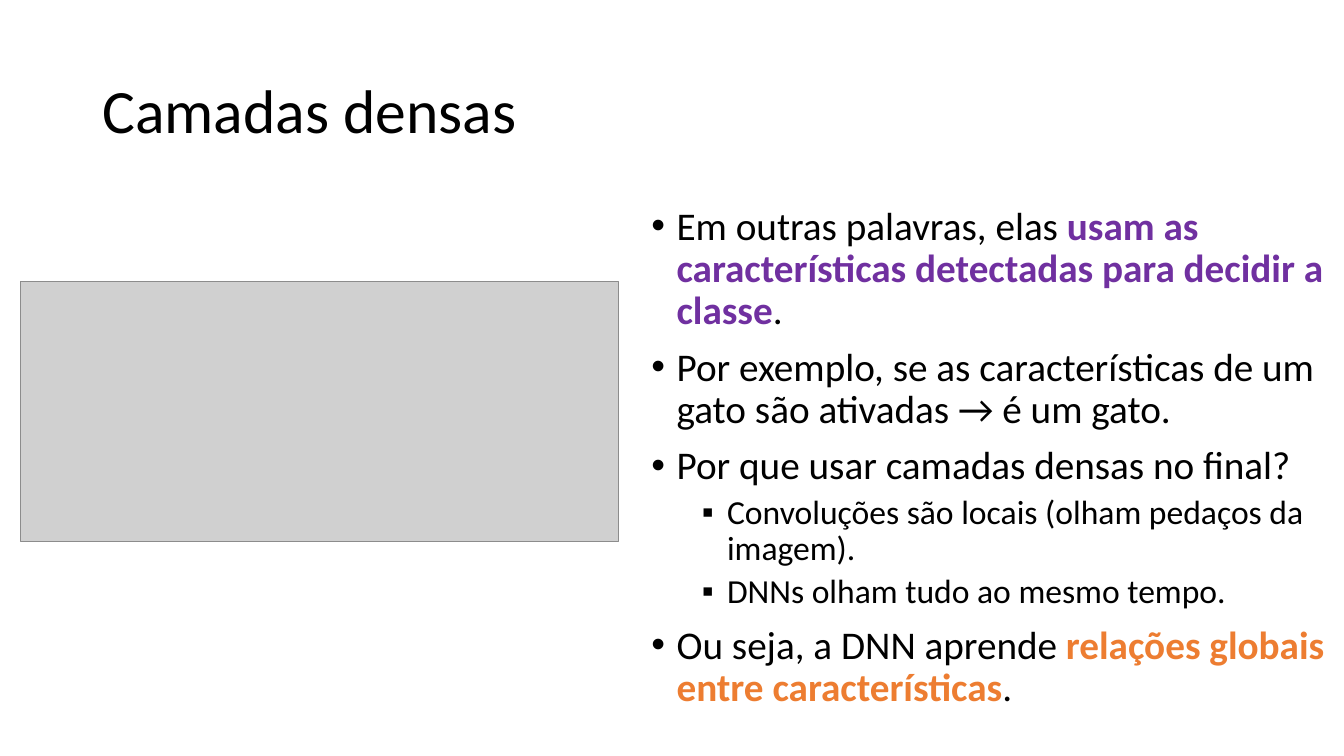
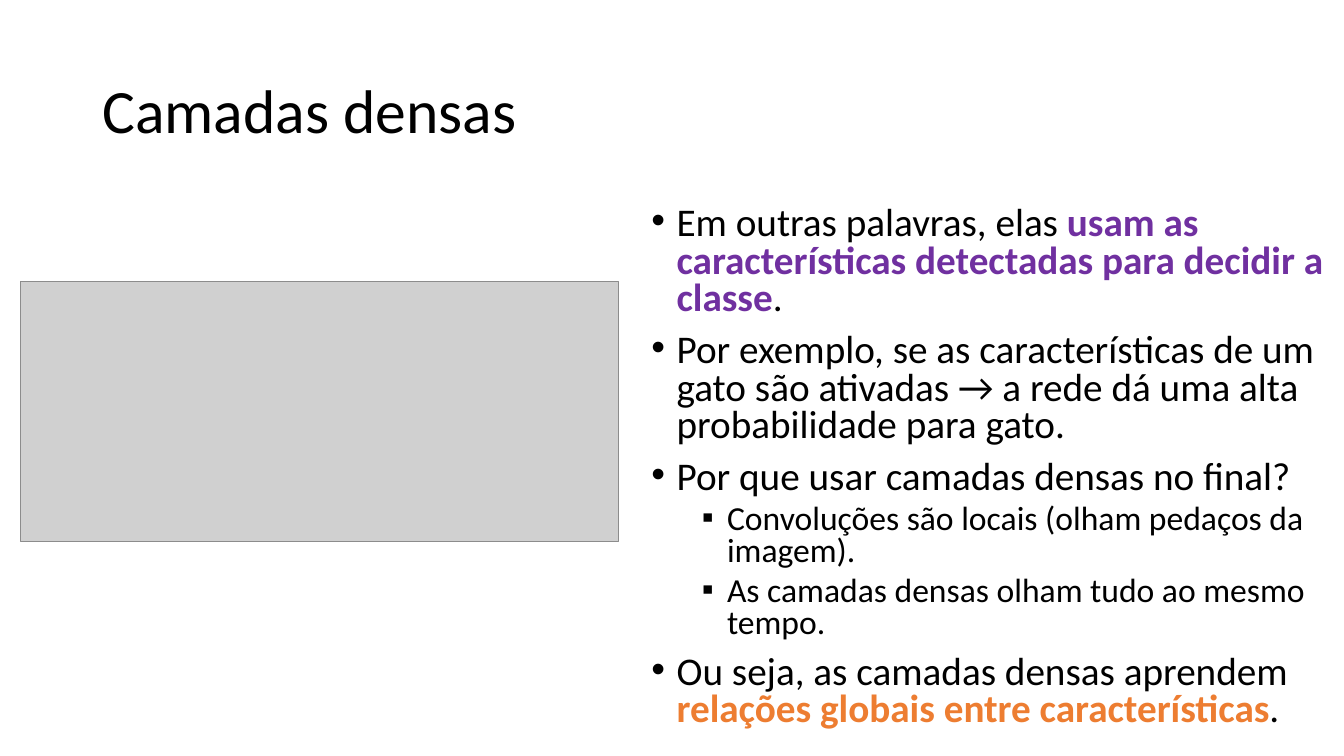
Before and after one commit to zz4fap/c24_inteligencia_artificial, a slide deck: slide 62 of slides/C24_CNN.pptx. Drawn at 1344x756 pixels with LibreOffice and Linux fonts; fonts in the diff are those of the drawing; grey boxes stand for pictures. Boxes give left, top, right and bottom in pixels: in the first picture for what was removed or moved away, otherwise in the second. Text is boxed around its words. In the diff, an @@ line names an element or a change of style, - is before the commit and + after.

Commit message:
update of slides

```diff
--- a/slides/C24_CNN.pptx
+++ b/slides/C24_CNN.pptx
@@ text at <box>677,208,1323,568</box>: line spacing 0.9 to 0.8 @@
@@ text at <box>677,335,1314,445</box>: text changed @@
-• Por exemplo, se as características de um gato são ativadas → é um gato.
+• Por exemplo, se as características de um gato são ativadas → a rede dá uma alta probabilidade para gato.
@@ text at <box>677,578,1304,729</box>: text changed @@
-  ▪ DNNs olham tudo ao mesmo tempo.
-• Ou seja, a DNN aprende relações globais entre características.
+  ▪ As camadas densas olham tudo ao mesmo tempo.
+• Ou seja, as camadas densas aprendem relações globais entre características.
```
Also in this commit, not shown: 3 other slides changed.
